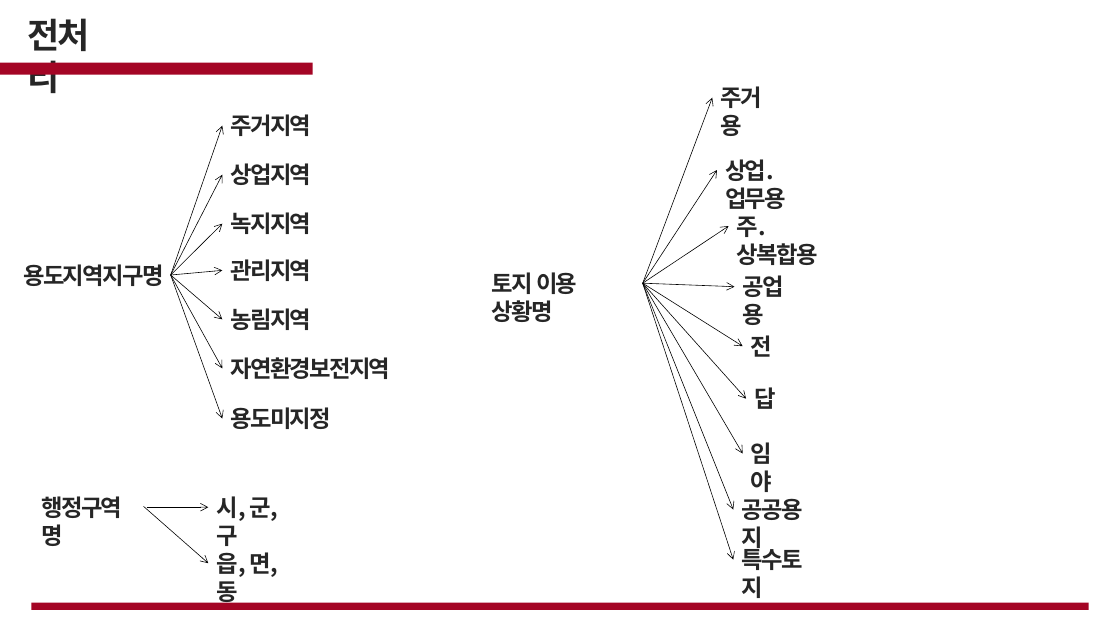
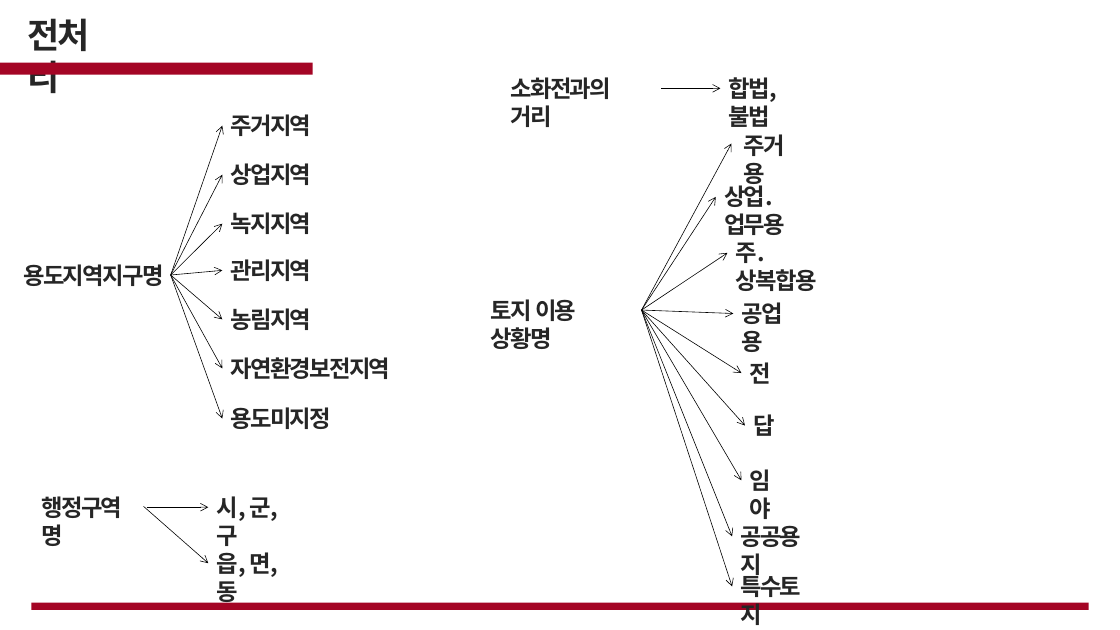
Before and after one commit to cjsgk106/fire-prediction-analysis, a slide deck: slide 18 of work/화재.pptx (slide 13 before the commit). Drawn at 1120x630 pixels with LibreOffice and Linux fonts; fonts in the diff are those of the drawing; background and template pictures are left out. Boxes give left, top, right and bottom in pixels: in the first picture for what was removed or moved away, otherwise in the second. Text is boxed around its words. In the diff, an @@ line names an element or a change of style, - is before the commit and + after.

```diff
--- a/work/화재.pptx
+++ b/work/화재.pptx
@@ text added at box(511, 77, 612, 127), 20 pt, text #262626, bold @@
+소화전과의 거리
@@ arrow added from (661, 88) to (721, 88), #000000 0.5 pt @@
@@ text added at box(729, 77, 778, 127), 20 pt, text #262626, bold @@
+합법, 불법
@@ arrow moved from (643, 283) - (712, 97) to (642, 310) - (732, 144) @@
@@ text "주거용" rewrapped from box(721, 86, 762, 136) to box(744, 134, 785, 189) @@
@@ 9 texts, 8 arrows: place and size @@
-9 texts, 8 arrows at box(492, 159, 818, 603)
+9 texts, 8 arrows at box(491, 182, 817, 625)
```
Also in this commit, not shown: 6 other slides changed, 8 slides added, 10 slides removed, 1 other file.
